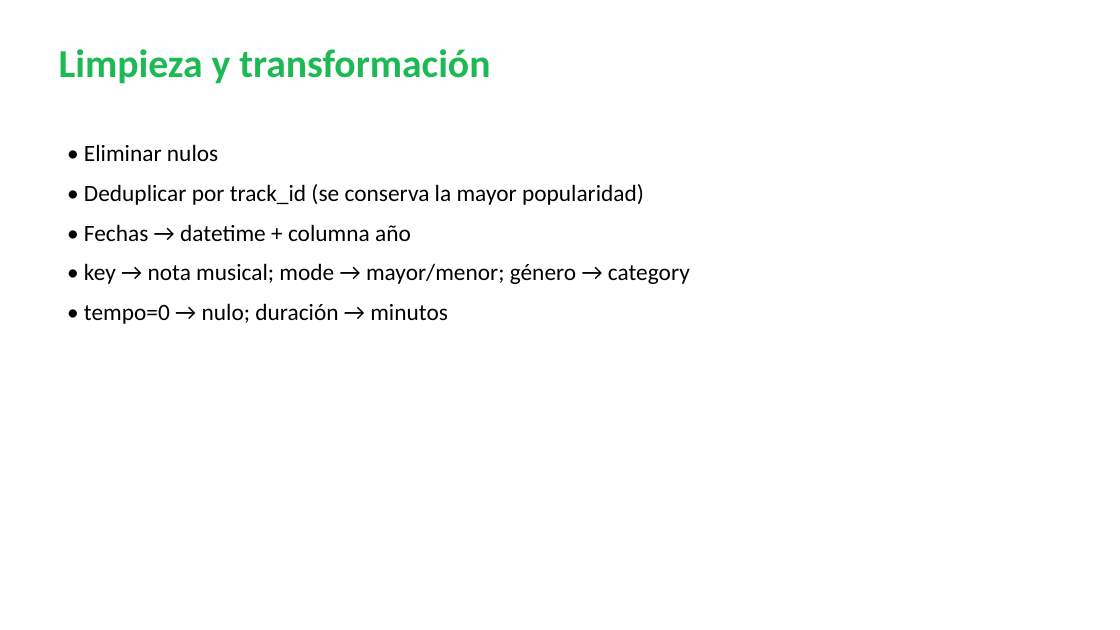
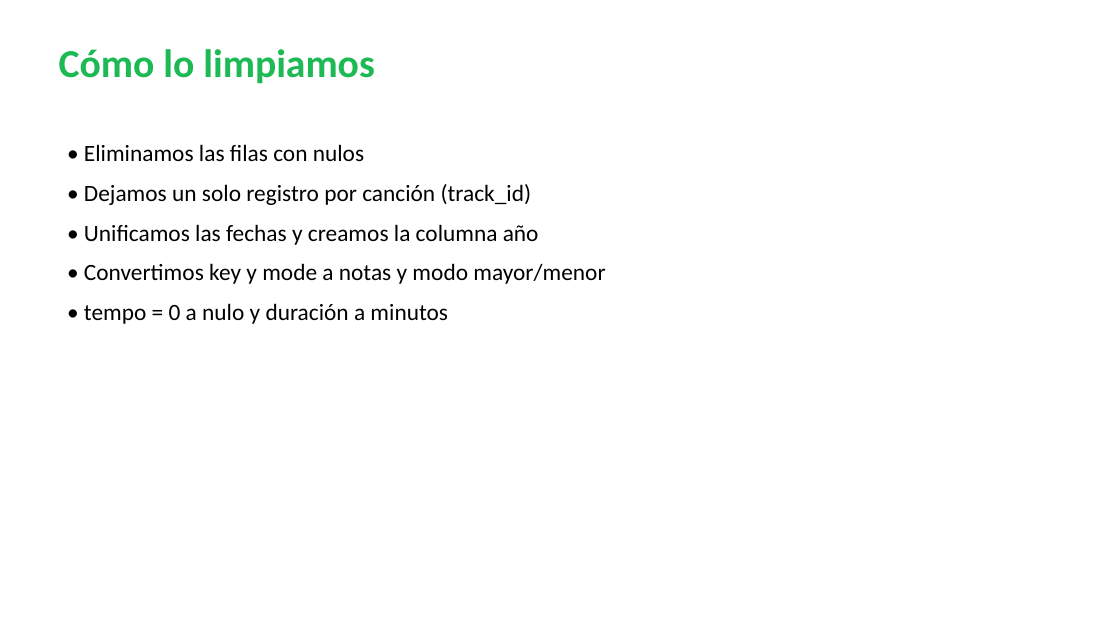
Before and after one commit to Gelvercm/proyecto-ciencia-datos-spotify, a slide deck: slide 5 of presentacion/presentacion_proyecto.pptx. Drawn at 1120x630 pixels with LibreOffice and Linux fonts; fonts in the diff are those of the drawing. Boxes give left, top, right and bottom in pixels: in the first picture for what was removed or moved away, otherwise in the second. Text is boxed around its words. In the diff, an @@ line names an element or a change of style, - is before the commit and + after.

```diff
--- a/presentacion/presentacion_proyecto.pptx
+++ b/presentacion/presentacion_proyecto.pptx
@@ text at box(59, 49, 374, 84): text changed @@
-Limpieza y transformación
+Cómo lo limpiamos
@@ text at box(84, 144, 605, 324): text changed @@
-• Eliminar nulos
-• Deduplicar por track_id (se conserva la mayor popularidad)
-• Fechas → datetime + columna año
-• key → nota musical; mode → mayor/menor; género → category
-• tempo=0 → nulo; duración → minutos
+• Eliminamos las filas con nulos
+• Dejamos un solo registro por canción (track_id)
+• Unificamos las fechas y creamos la columna año
+• Convertimos key y mode a notas y modo mayor/menor
+• tempo = 0 a nulo y duración a minutos
```
Also in this commit, not shown: 6 other slides changed, 2 other files.
